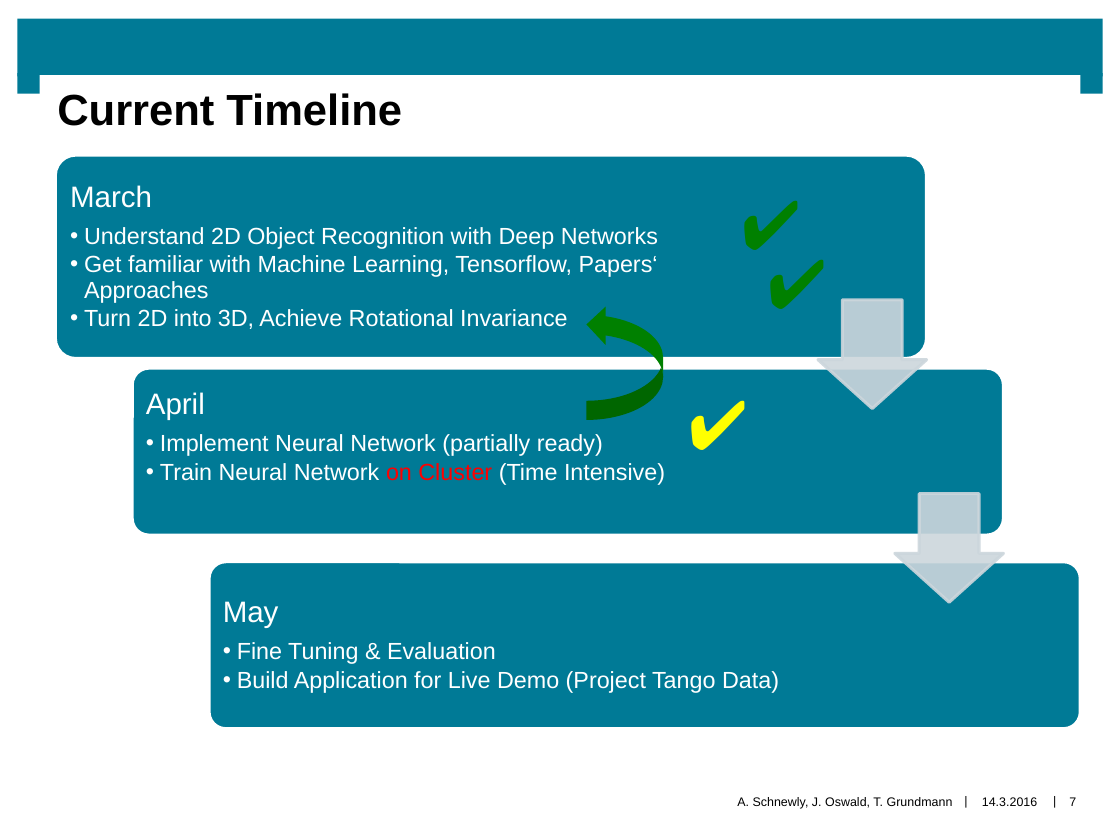
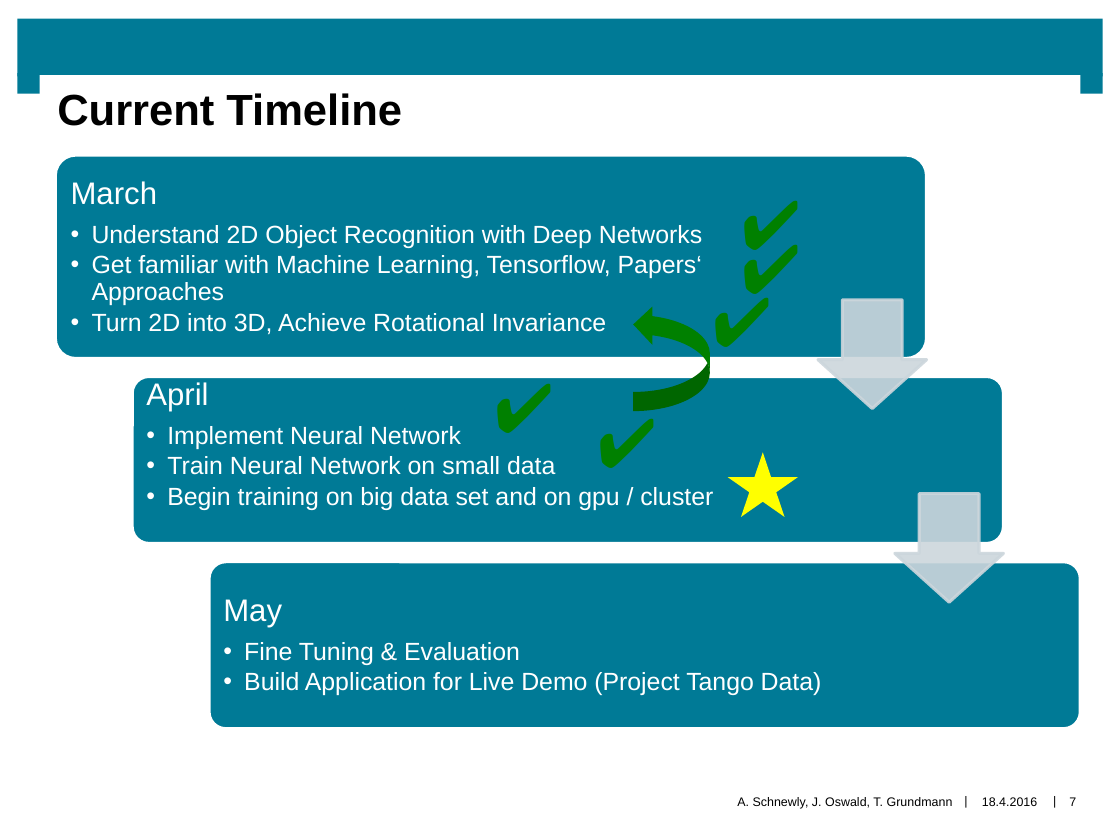
Before and after one commit to AICAE/Deep-3D-Obj-Recognition, a slide deck: slide 7 of Midterm Presentation/präsi.pptx. Drawn at 1120x840 pixels with LibreOffice and Linux fonts; fonts in the diff are those of the drawing; background and template pictures are left out. Boxes give left, top, right and bottom in pixels: in the first picture for what was removed or moved away, otherwise in the second. Text is boxed around its words. In the diff, an @@ line names an element or a change of style, - is before the commit and + after.

```diff
--- a/Midterm Presentation/präsi.pptx
+++ b/Midterm Presentation/präsi.pptx
@@ text "March" at [71,181,702,335]: size 19 to 20 pt in "March"; size 15 to 16 pt; indent changed @@
@@ text "✔": place and size @@
-text "✔" at [757,235,896,329]
+text "✔" at [730,220,869,314]
@@ text added at [701,273,840,367], 44 pt, text #008000 @@
+✔
@@ curved right arrow: place and size @@
-curved right arrow at [587,306,663,420]
+curved right arrow at [633,306,709,411]
@@ text "✔": place and size @@
-text "✔" at [678,376,816,470]
+text "✔" at [484,358,623,452]
@@ text "✔" at [484,358,623,452]: text colour #FFFF00 to #008000 @@
@@ rounded rectangle: place and size @@
-rounded rectangle at [132,368,1004,535]
+rounded rectangle at [132,376,1004,543]
@@ text "April": place and size @@
-text "April" at [146,392,665,485]
+text "April" at [146,382,713,510]
@@ text at [146,382,208,411]: size 19 to 20 pt in "April" @@
@@ text added at [587,393,726,487], 44 pt, text #008000 @@
+✔
@@ text at [167,426,713,510]: text changed; size 15 to 16 pt @@
-  •• Implement Neural Network (partially ready)
-  •• Train Neural Network on Cluster (Time Intensive)
+  •• Implement Neural Network
+  •• Train Neural Network on small data
+  •• Begin training on big data set and on gpu / cluster
@@ star added at [728,452,799,517], fill #FFFF00 @@
@@ text "May" at [223,599,822,695]: size 19 to 20 pt in "May"; size 15 to 16 pt; indent changed @@
@@ text at [982,797,1037,806]: text changed @@
-14.3.2016
+18.4.2016
```
Also in this commit, not shown: 6 other slides changed.
